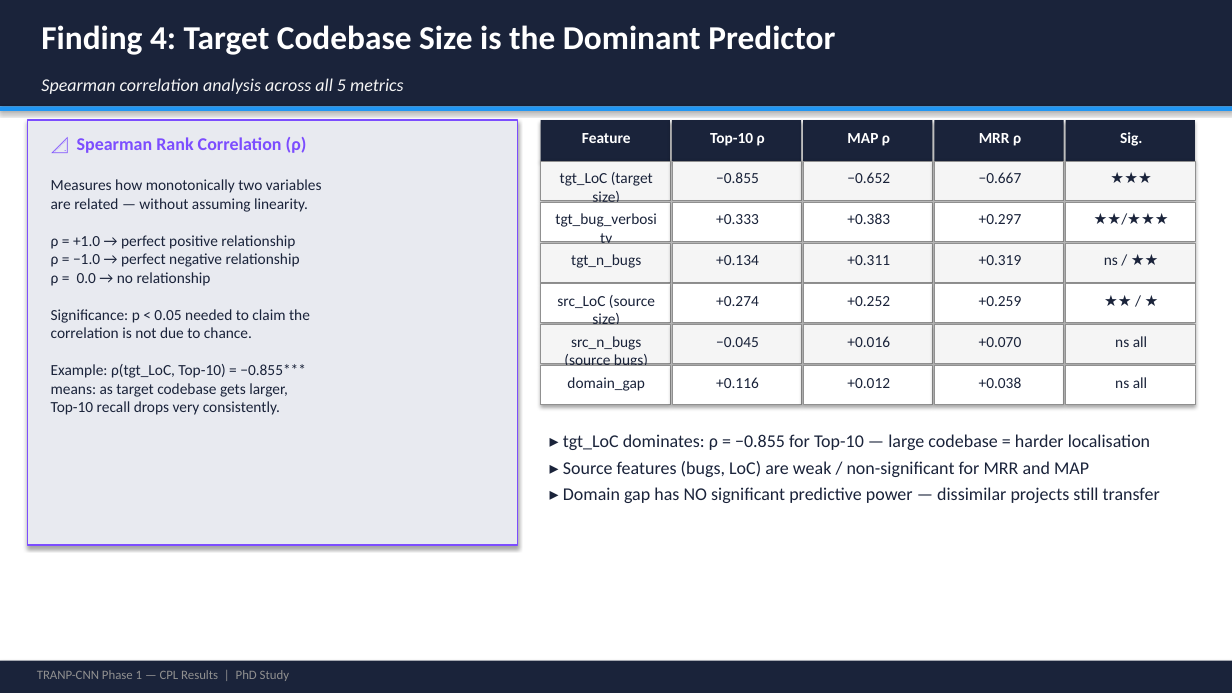
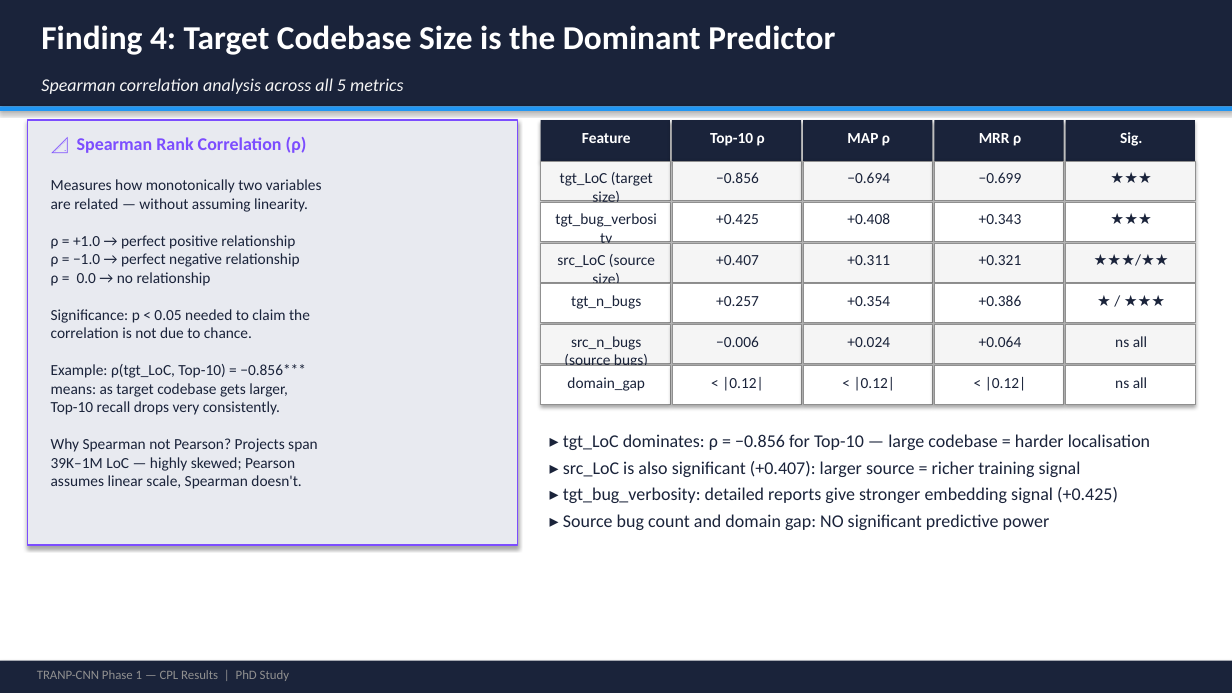
Before and after one commit to eashaan-rao/CPL_framework_bug_localization, a slide deck: slide 9 of results/presentation/CPL_Phase1_Results.pptx (slide 8 before the commit). Drawn at 1232x693 pixels with LibreOffice and Linux fonts; fonts in the diff are those of the drawing. Boxes give left, top, right and bottom in pixels: in the first picture for what was removed or moved away, otherwise in the second. Text is boxed around its words. In the diff, an @@ line names an element or a change of style, - is before the commit and + after.

Commit message:
Updates report and presentation

```diff
--- a/results/presentation/CPL_Phase1_Results.pptx
+++ b/results/presentation/CPL_Phase1_Results.pptx
@@ text at [51, 179, 322, 489]: text changed @@
-Measures how monotonically two variables
-are related — without assuming linearity.
-ρ = +1.0 → perfect positive relationship
-ρ = −1.0 → perfect negative relationship
-ρ = 0.0 → no relationship
-Significance: p < 0.05 needed to claim the
-correlation is not due to chance.
-Example: ρ(tgt_LoC, Top-10) = −0.855***
-means: as target codebase gets larger,
-Top-10 recall drops very consistently.
+Measures how monotonically two variables
+are related — without assuming linearity.
+ρ = +1.0 → perfect positive relationship
+ρ = −1.0 → perfect negative relationship
+ρ = 0.0 → no relationship
+Significance: p < 0.05 needed to claim the
+correlation is not due to chance.
+Example: ρ(tgt_LoC, Top-10) = −0.856***
+means: as target codebase gets larger,
+Top-10 recall drops very consistently.
+Why Spearman not Pearson? Projects span
+39K–1M LoC — highly skewed; Pearson
+assumes linear scale, Spearman doesn't.
@@ text at [716, 172, 759, 183]: text changed @@
-−0.855
+−0.856
@@ text at [847, 172, 890, 183]: text changed @@
-−0.652
+−0.694
@@ text at [979, 172, 1022, 183]: text changed @@
-−0.667
+−0.699
@@ text at [1070, 205, 1192, 240]: text changed @@
-★★/★★★
+★★★
@@ text at [716, 214, 759, 224]: text changed @@
-+0.333
++0.425
@@ text at [847, 213, 890, 224]: text changed @@
-+0.383
++0.408
@@ text at [979, 214, 1022, 224]: text changed @@
-+0.297
++0.343
@@ text "src_LoC (source size)": place and size @@
-text "src_LoC (source size)" at [557, 295, 655, 325]
+text "src_LoC (source size)" at [557, 254, 655, 284]
@@ text at [716, 255, 759, 265]: text changed @@
-+0.134
++0.407
@@ text at [979, 255, 1022, 265]: text changed @@
-+0.319
++0.321
@@ text at [1104, 257, 1118, 265]: text changed @@
-ns / ★★
+★★★/★★
@@ text "tgt_n_bugs": place and size @@
-text "tgt_n_bugs" at [571, 254, 641, 268]
+text "tgt_n_bugs" at [571, 295, 641, 309]
@@ text at [716, 296, 759, 306]: text changed @@
-+0.274
++0.257
@@ text at [847, 296, 890, 306]: text changed @@
-+0.252
++0.354
@@ text at [979, 295, 1022, 306]: text changed @@
-+0.259
++0.386
@@ text at [1070, 287, 1192, 322]: text changed @@
-★★ / ★
+★ / ★★★
@@ text at [716, 336, 759, 347]: text changed @@
-−0.045
+−0.006
@@ text at [847, 337, 890, 347]: text changed @@
-+0.016
++0.024
@@ text at [979, 336, 1022, 347]: text changed @@
-+0.070
++0.064
@@ text at [722, 377, 763, 391]: text changed @@
-+0.116
+< |0.12|
@@ text at [854, 377, 895, 391]: text changed @@
-+0.012
+< |0.12|
@@ text at [985, 377, 1026, 391]: text changed @@
-+0.038
+< |0.12|
@@ text at [563, 434, 1150, 530]: text changed @@
-▸ tgt_LoC dominates: ρ = −0.855 for Top-10 — large codebase = harder localisation
-▸ Source features (bugs, LoC) are weak / non-significant for MRR and MAP
-▸ Domain gap has NO significant predictive power — dissimilar projects still transfer
+▸ tgt_LoC dominates: ρ = −0.856 for Top-10 — large codebase = harder localisation
+▸ src_LoC is also significant (+0.407): larger source = richer training signal
+▸ tgt_bug_verbosity: detailed reports give stronger embedding signal (+0.425)
+▸ Source bug count and domain gap: NO significant predictive power
```
Also in this commit, not shown: 10 other slides changed, 1 slide added, 2 other files.
